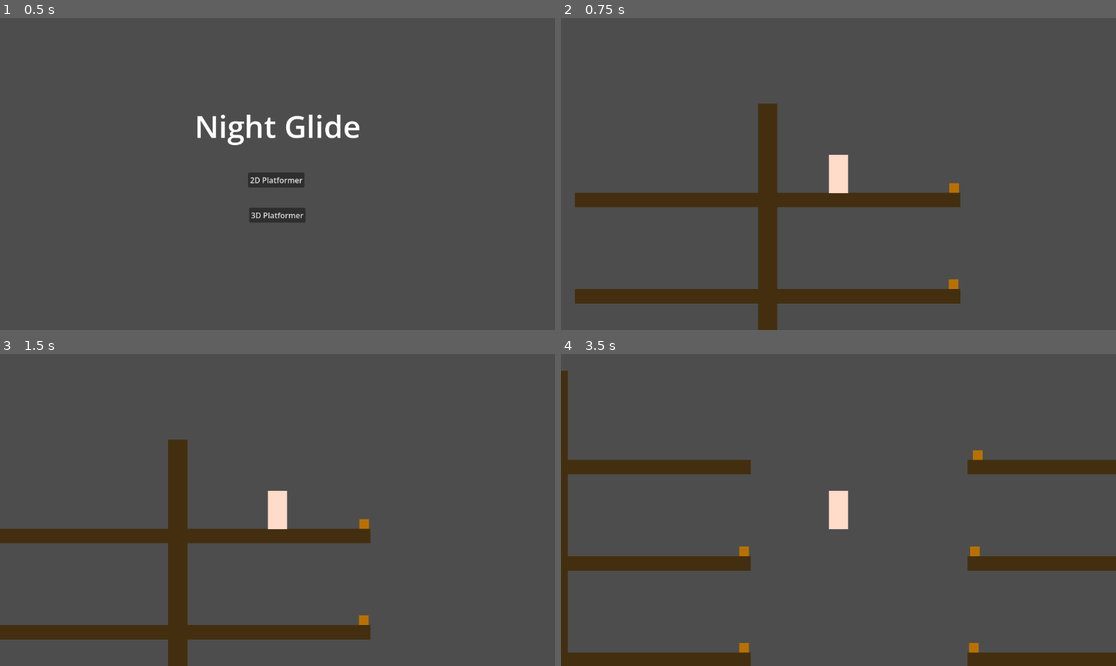
Above: before the commit, frames 1-4 (two rows, left to right).
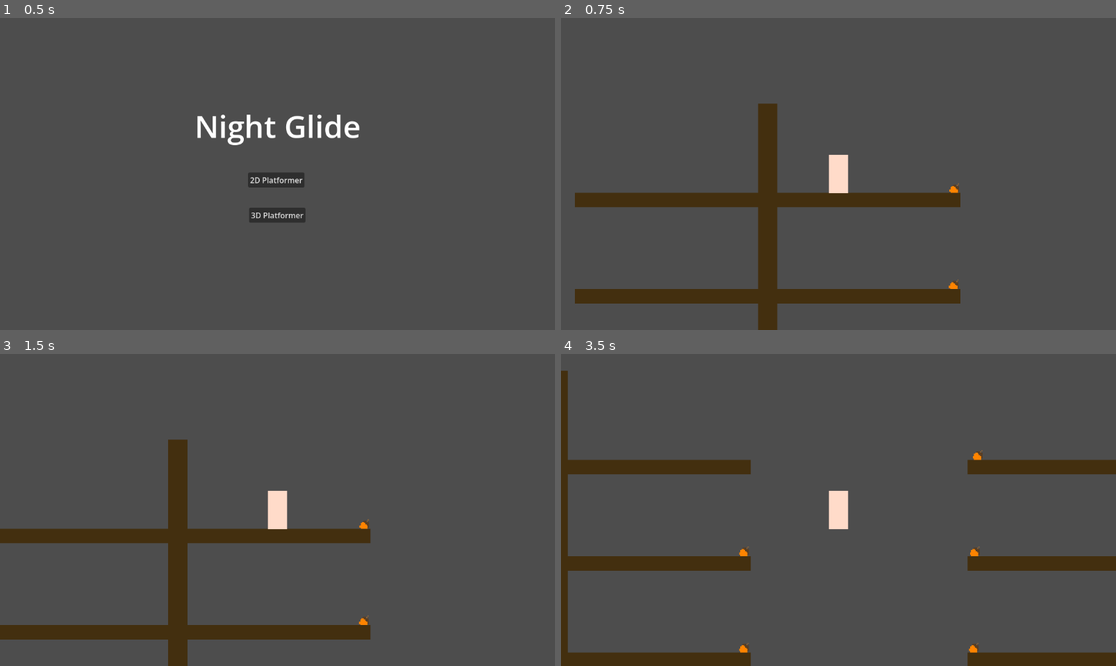
Above: after the commit, the same moments.

Repository: josephclaymiller/NightGlide
Game: Godot game, scene res://start_screen.tscn
Two runs of this game, one before a commit and one after it. Both use one fixed random seed, a clock stepped at 60 frames per second and the inputs below.
Inputs:
- Up to frame 1 (0.5 s): no input
- Up to frame 2 (0.75 s): click "2D Platformer" at 0.5 s
- Up to frame 3 (1.5 s): tap Enter (ui_accept) at 1.25 s; hold Right (ui_right) from 1.28 s (still down)
- Up to frame 4 (3.5 s): tap Space (jump) at 1.52, 2.27 s; release Right (ui_right) at 2.03 s; hold Down (ui_down) 2.03-2.78 s; hold Right (ui_right) from 2.78 s (still down)

Frame 1 is identical in both runs. In frame 2, 0.1% of the frame differs, in the area x 69-72%, y 52-87%; in frame 3, 0.1%; in frame 4, 0.3%, in the area x 32-76%, y 30-96%.

Commit message:
Acorn pixel art

Diff:
--- a/night-glide/2D_Platformer/Scenes/acorn.tscn
+++ b/night-glide/2D_Platformer/Scenes/acorn.tscn
@@ -1,6 +1,7 @@
 [gd_scene format=3 uid="uid://c1h0cxk73vltp"]
 
 [ext_resource type="Script" uid="uid://dy8tyao2jwucp" path="res://2D_Platformer/Scripts/acorn.gd" id="1_wwgty"]
+[ext_resource type="Texture2D" uid="uid://ddmv3w1c8k1lb" path="res://2D_Platformer/Assets/acorn.png" id="2_wxpoh"]
 
 [sub_resource type="RectangleShape2D" id="RectangleShape2D_f00wx"]
 
@@ -9,6 +10,7 @@
 script = ExtResource("1_wwgty")
 
 [node name="ColorRect" type="ColorRect" parent="." unique_id=1271566392]
+visible = false
 offset_left = -10.0
 offset_top = -10.0
 offset_right = 10.0
@@ -17,3 +19,7 @@
 
 [node name="CollisionShape2D" type="CollisionShape2D" parent="." unique_id=1311989162]
 shape = SubResource("RectangleShape2D_f00wx")
+
+[node name="Acorn" type="Sprite2D" parent="." unique_id=1465778682]
+scale = Vector2(2.5, 2.5)
+texture = ExtResource("2_wxpoh")
--- a/night-glide/project.godot
+++ b/night-glide/project.godot
@@ -24,6 +24,11 @@
 , Object(InputEventKey,"resource_local_to_scene":false,"resource_name":"","device":-1,"window_id":0,"alt_pressed":false …(182 unchanged characters)…
 ]
 }
+pick_up={
+"deadzone": 0.2,
+"events": [Object(InputEventJoypadButton,"resource_local_to_scene":false,"resource_name":"","device":-1,"button_index":10,"pressure":0.0,"pressed":true,"script":null)
+]
+}
 
 [layer_names]
 
@@ -37,5 +42,6 @@
 
 [rendering]
 
+textures/canvas_textures/default_texture_filter=0
 rendering_device/driver.windows="d3d12"
 renderer/rendering_method="mobile"
Binary file added: night-glide/2D_Platformer/Assets/acorn.png
Not shown, added: night-glide/2D_Platformer/Assets/acorn.png.import
Binary file added: night-glide/2D_Platformer/Assets/rat_snek.png
Not shown, added: night-glide/2D_Platformer/Assets/rat_snek.png.import
